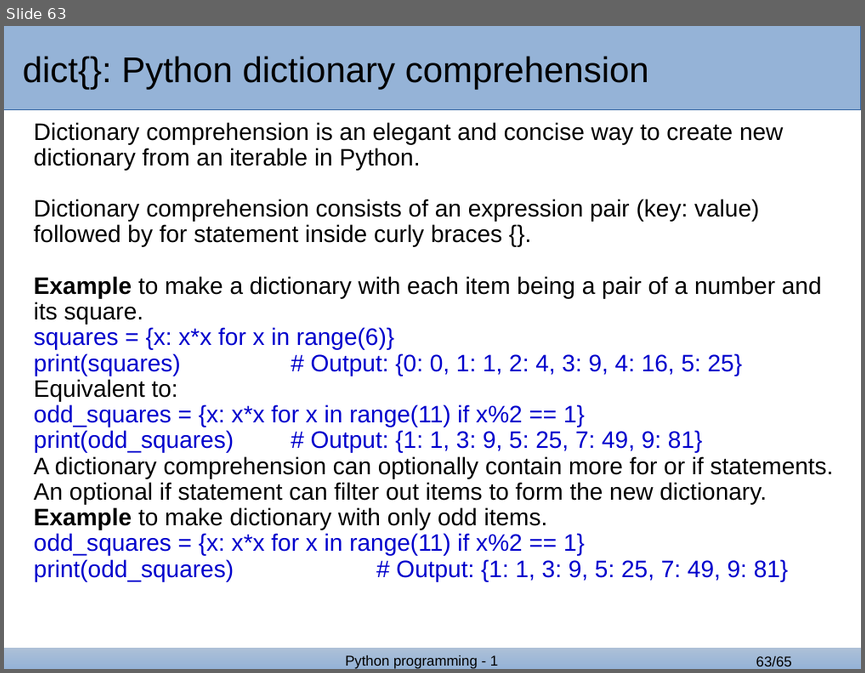
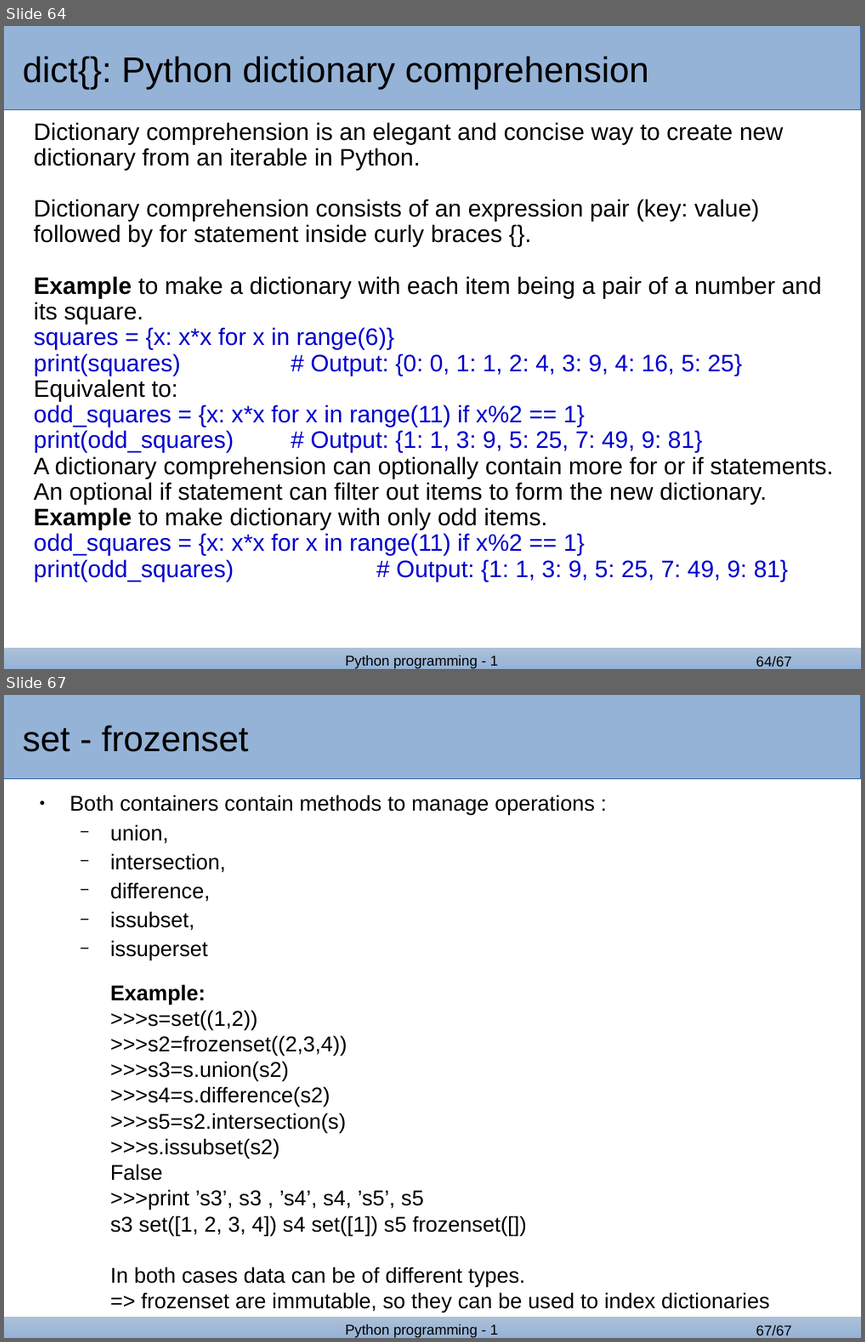
Before and after one commit to GozDavid/bash_lectures, a slide deck: python_2.odp. Shown one above the other, each under a label of ours: slide 63 before the commit, slides 64 and 67 after it; the slides between them are not shown. The pictures are 865x673 and 865x1342 pixels, drawn with LibreOffice and Linux fonts; fonts in the diff are those of the drawing; background and template pictures are left out. Boxes give left, top, right and bottom in pixels: in the first picture for what was removed or moved away, otherwise in the second. Text is boxed around its words. In the diff, an @@ line names an element or a change of style, - is before the commit and + after.

```diff
--- a/python_2.odp
+++ b/python_2.odp
@@ slide 67 added at (4, 695, 861, 1338), background #FFFFFF; not listed: 4 template elements that a slide beside it also shows @@
@@ rectangle added at (4, 698, 720, 776), fill #95B3D7, 30 pt, text #000000 @@
+set - frozenset
@@ text added at (69, 794, 769, 1313), 18 pt, text #000000 @@
+● Both containers contain methods to manage operations :
+  − union,
+  − intersection,
+  − difference,
+  − issubset,
+  − issuperset
+Example:
+>>>s=set((1,2))
+>>>s2=frozenset((2,3,4))
+>>>s3=s.union(s2)
+>>>s4=s.difference(s2)
+>>>s5=s2.intersection(s)
+>>>s.issubset(s2)
+False
+>>>print ’s3’, s3 , ’s4’, s4, ’s5’, s5
+s3 set([1, 2, 3, 4]) s4 set([1]) s5 frozenset([])
+In both cases data can be of different types.
+=> frozenset are immutable, so they can be used to index dictionaries
@@ what was slide 63 is now slide 64 @@
@@ page number at (756, 656, 792, 666): text changed @@
-63/65
+64/67
```
Also in this commit, not shown: 3 slides changed, 3 other slides added, 2 slides removed, 5 other files.
